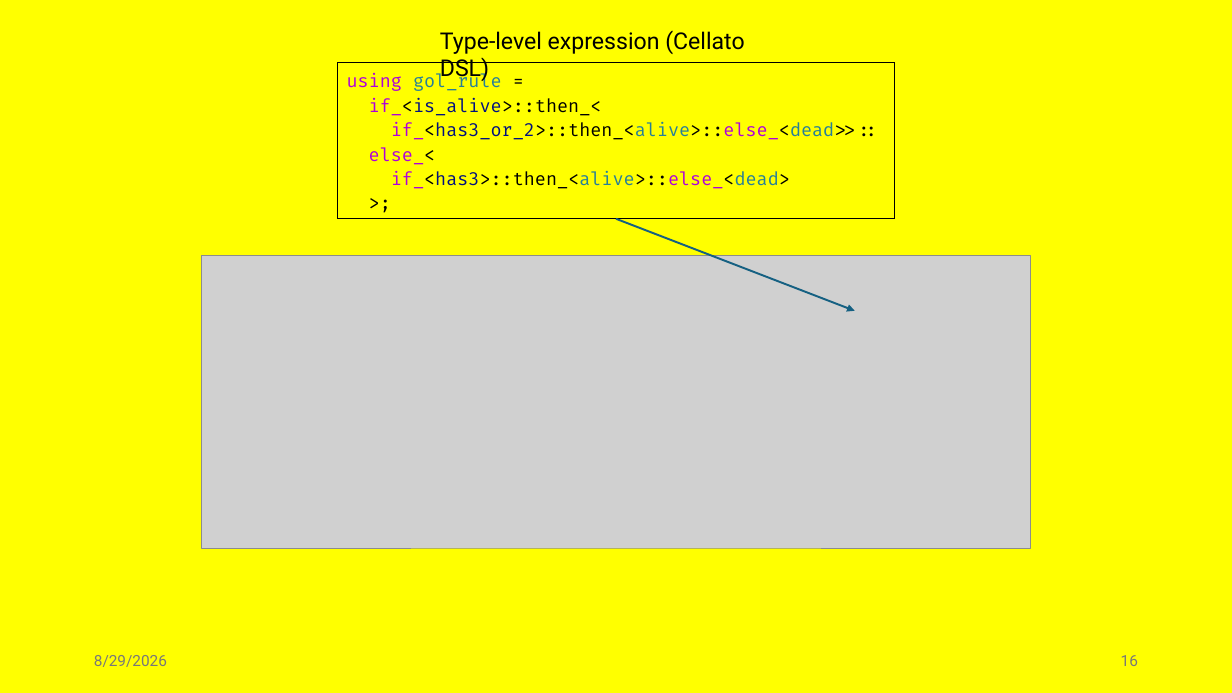
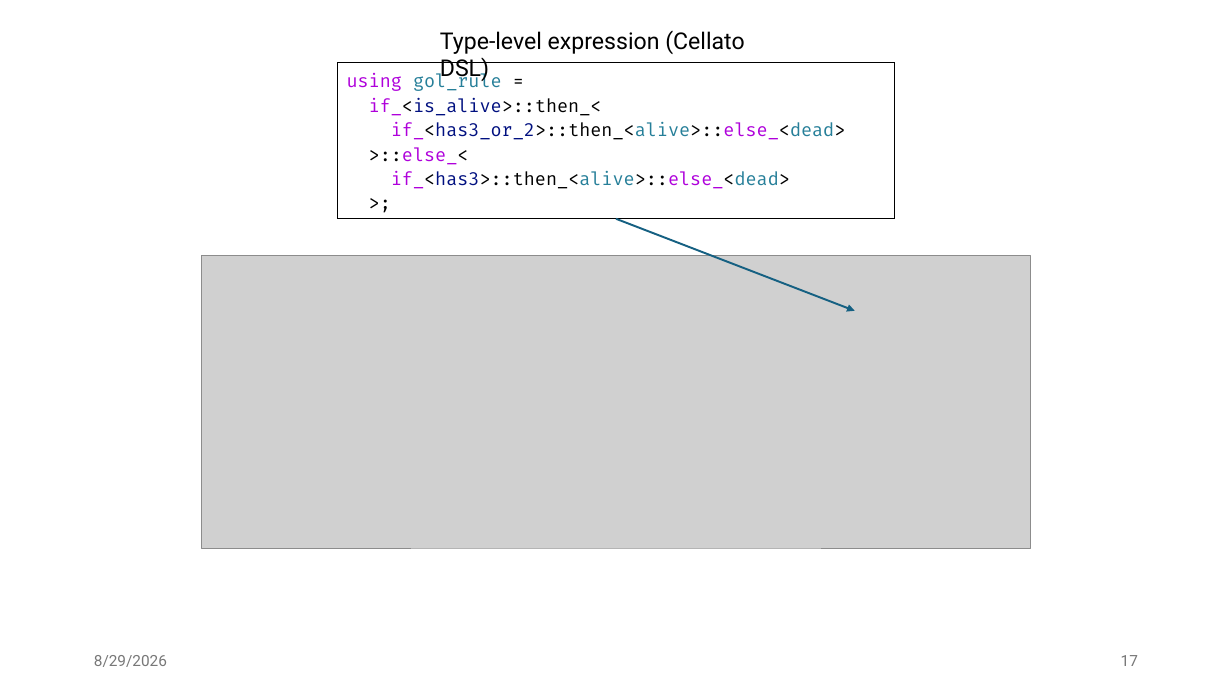
Before and after one commit to jiriklepl/phd-thesis, a slide deck: slide 17 of slides/Optimizing Memory Layouts and Traversal Orders in High-Performance Computing.pptx (slide 16 before the commit). Drawn at 1232x693 pixels with LibreOffice and Linux fonts; fonts in the diff are those of the drawing; grey boxes stand for pictures. Boxes give left, top, right and bottom in pixels: in the first picture for what was removed or moved away, otherwise in the second. Text is boxed around its words. In the diff, an @@ line names an element or a change of style, - is before the commit and + after.

```diff
--- a/slides/Optimizing Memory Layouts and Traversal Orders in High-Performance Computing.pptx
+++ b/slides/Optimizing Memory Layouts and Traversal Orders in High-Performance Computing.pptx
@@ background #FFFF00 to #FFFFFF @@
@@ text in rectangle at (x1=369, y1=122, x2=846, y2=165): text changed @@
-if_<has3_or_2>::then_<alive>::else_<dead>>::
-else_<
+if_<has3_or_2>::then_<alive>::else_<dead>
+>::else_<
@@ page number at (x1=1121, y1=655, x2=1138, y2=666): text changed @@
-16
+17
```
Also in this commit, not shown: 13 other slides changed, 2 slides added, 1 slide removed.
